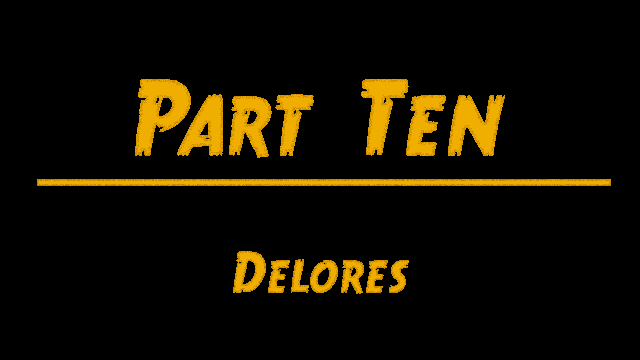
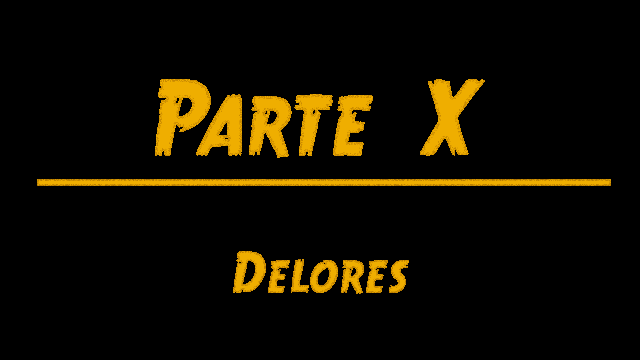
Comparing the layer stacks of the two w=640, h=360 images. Changes:
added group "part10_es.png" with 3 layers in group "Part 10" over [135, 79, 505, 158]
added layer "Parte X" (1st of 2, in "Part 10" › "part10_es.png") in group "part10_es.png" over [155, 79, 485, 158]
hid group "part10_en.png" (3 layers) over [135, 79, 505, 158]
